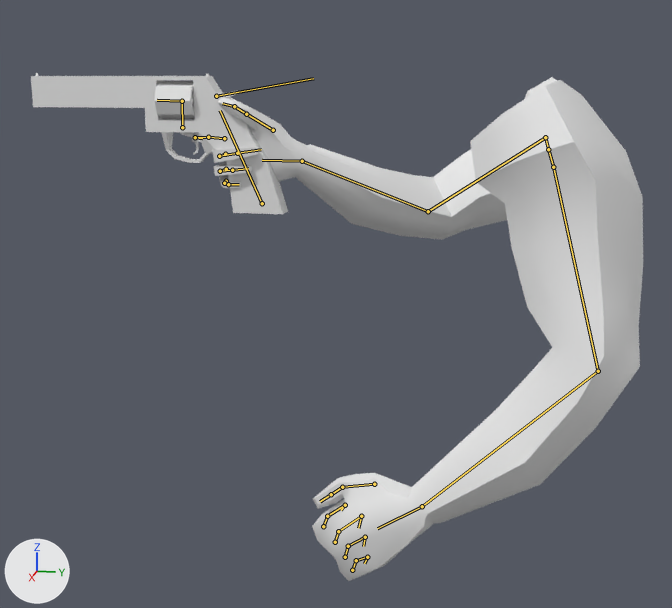
The glTF model BlenderTutorial/Arms.glb: old version first, new version second.
The view is the same before and after, from a camera (50 mm lens) standing at (2.411, -0.059, 0.181) and looking at (0.063, -0.529, -0.406). The lights are fixed; the arrows at lower left show +X, +Y and +Z. The first picture is the older version. Both versions are drawn at frame 0 of the action 'RevolverAimFire'; the numbers are the values there. The bones that change, and the others that lie on the model, are drawn over the model as lines.

Objects in the first picture: 'armMesh', 'gunCylinderMesh', 'gunHammerMesh', 'gunMesh', 'gunTriggerMesh'.
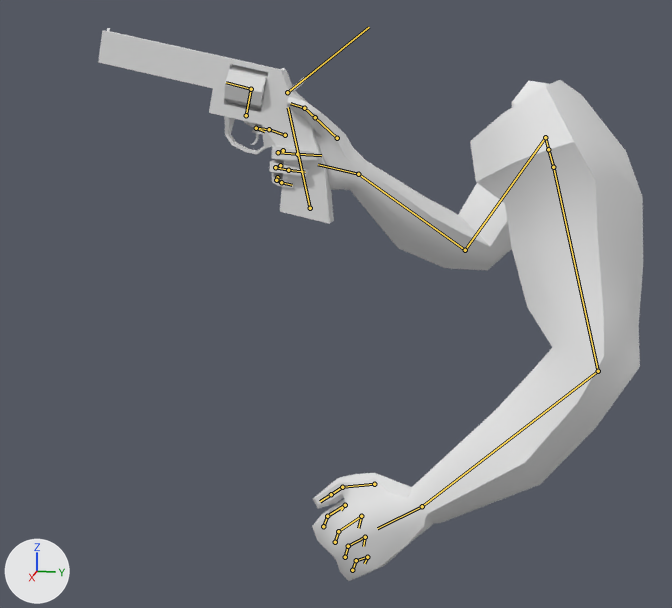
Pixel boxes [x1, y1, x2, y2] of what changed, in the pictures (672 x 608 px):
'armMesh', posed (13% narrower): before [192, 77, 643, 581]; after [252, 80, 643, 581]
'gunMesh', posed (8% narrower, 39% taller): before [31, 73, 288, 214]; after [98, 28, 334, 224]
'gunCylinderMesh', posed (7% wider, 18% taller): before [154, 81, 195, 119]; after [224, 65, 268, 110]
'gunTriggerMesh', posed: before [180, 119, 199, 155]; after [244, 110, 261, 145]
'gunHammerMesh', posed: before [218, 91, 240, 97]; after [290, 78, 308, 91]
bone 'bicep.l', root to tip: before (545, 137) to (428, 211); after (545, 137) to (465, 250)
bone 'forearm.l', root to tip: before (428, 211) to (302, 161); after (465, 250) to (358, 174)
bone 'palm.l', root to tip: before (302, 161) to (262, 160); after (358, 174) to (318, 164)
bone 'thumb.2.l', root to tip: before (234, 106) to (222, 103); after (304, 108) to (290, 103)
bone 'forearm.l.002', root to tip: before (216, 96) to (313, 78); after (287, 92) to (369, 27)

Diff of the bpy script that builds the scene:
```diff
--- a/BlenderTutorial/Arms.glb.py
+++ b/BlenderTutorial/Arms.glb.py
@@ bone_bicep_l @@
 bone_bicep_l = bpy.data.objects['Armature'].pose.bones['bicep.l']  # child of 'shoulder.l'
-bone_bicep_l.rotation_quaternion = (0.89, -0.33, 0.294, 0.112)  # degrees (-41, 37, 0)
+bone_bicep_l.rotation_quaternion = (0.811, -0.505, 0.287, 0.074)  # degrees (-67, 33, -12)
@@ bone_forearm_l @@
 bone_forearm_l = bpy.data.objects['Armature'].pose.bones['forearm.l']  # child of 'bicep.l'
-bone_forearm_l.rotation_quaternion = (0.922, 0.156, 0.0, 0.353)  # degrees (17, -6, 41)
+bone_forearm_l.rotation_quaternion = (0.804, 0.24, 0.0, 0.544)  # degrees (24, -15, 65)
@@ bone_palm_l @@
 bone_palm_l = bpy.data.objects['Armature'].pose.bones['palm.l']  # child of 'forearm.l'
-bone_palm_l.rotation_quaternion = (0.873, 0.292, 0.306, -0.244)  # degrees (29, 43, -20)
+bone_palm_l.rotation_quaternion = (0.911, 0.339, 0.12, -0.203)  # degrees (37, 21, -18)
@@ bone_thumb_2_l @@
 bone_thumb_2_l = bpy.data.objects['Armature'].pose.bones['thumb.2.l']  # child of 'thumb.1.l'
-bone_thumb_2_l.rotation_quaternion = (0.874, 0.274, -0.051, -0.397)  # degrees (32, 7, -47)
+bone_thumb_2_l.rotation_quaternion = (0.91, 0.105, 0.024, -0.4)  # degrees (10, 7, -47)
@@ bone_forearm_l_002 @@
 bone_forearm_l_002 = bpy.data.objects['Armature'].pose.bones['forearm.l.002']  # child of 'gunRoot'
-bone_forearm_l_002.rotation_quaternion = (0.941, 0.338, 0.0, 0.0)  # degrees (40, 0, 0)
+bone_forearm_l_002.rotation_quaternion = (1.0, 0.0, 0.0, 0.0)  # degrees (0, 0, 0)
```
